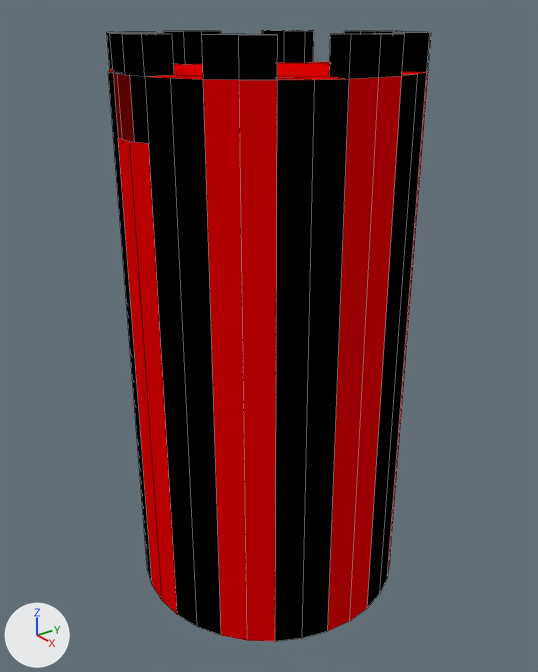
Two versions of the Blender file Models/Archer Tower.blend, one commit apart.
The view is the same before and after, from a 50 mm camera at (6.21, -5.56, 4.61) aimed at (2.18, -2.58, 2.5). The lights are fixed; the arrows at lower left show +X, +Y and +Z. Mesh edges are drawn as thin lines.
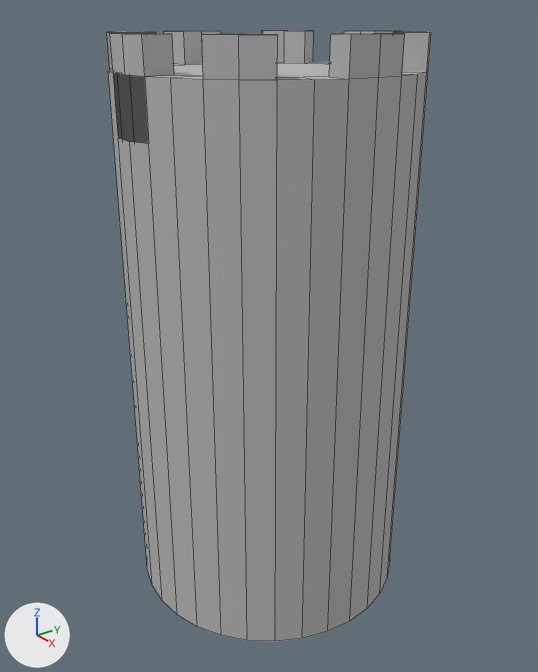
Commit message: Archer Tower Update

Changed parts and their boxes [x1, y1, x2, y2] in the pictures (538 x 672 px):
'Cylinder', recoloured
    both: [107, 30, 431, 642]
part 1 of me_cylinder_002, recoloured (red to grey)
    both: [109, 62, 428, 642]

Edits to the bpy script that builds the scene:
```text
Change mat_material_003:
    mat_material_003.base_color: (0.0, 0.0, 0.0) -> (0.487, 0.487, 0.487)  # black #000000 -> grey #b9b9b9
Change me_cylinder_002:
    where me_cylinder_002.from_pydata(...)  # 149 vertices, 114 faces; spans x -1.0..1.0, y -1.0..1.0, z -1.0..2.99
    used by ob_cylinder; location = (2.156, -2.567, 1.561)
    me_cylinder_002 part 1: all 33 faces that had it switch from mat_material_002 (red #e70003) to mat_material_003 (grey #b9b9b9)
```
